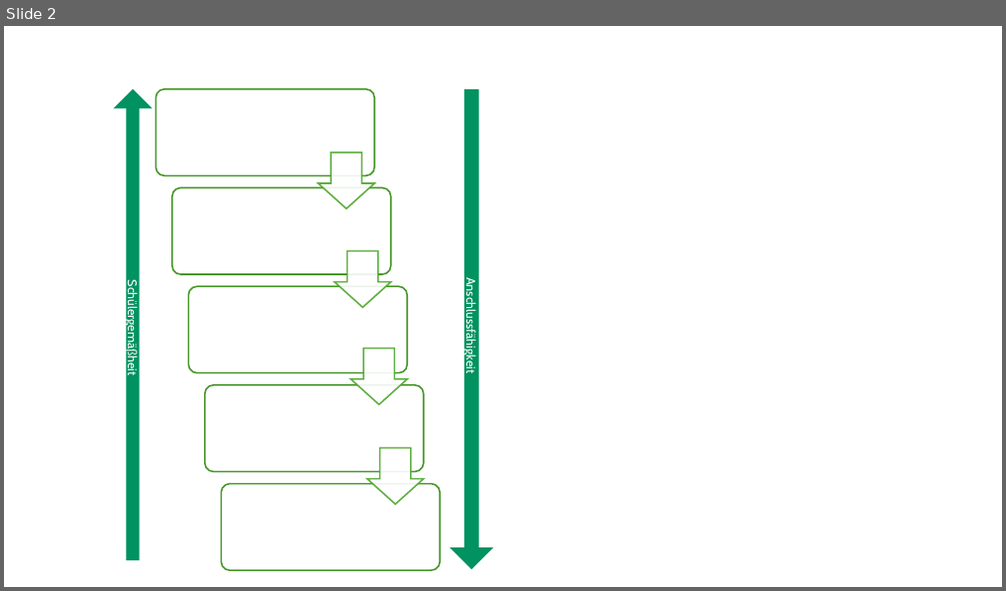
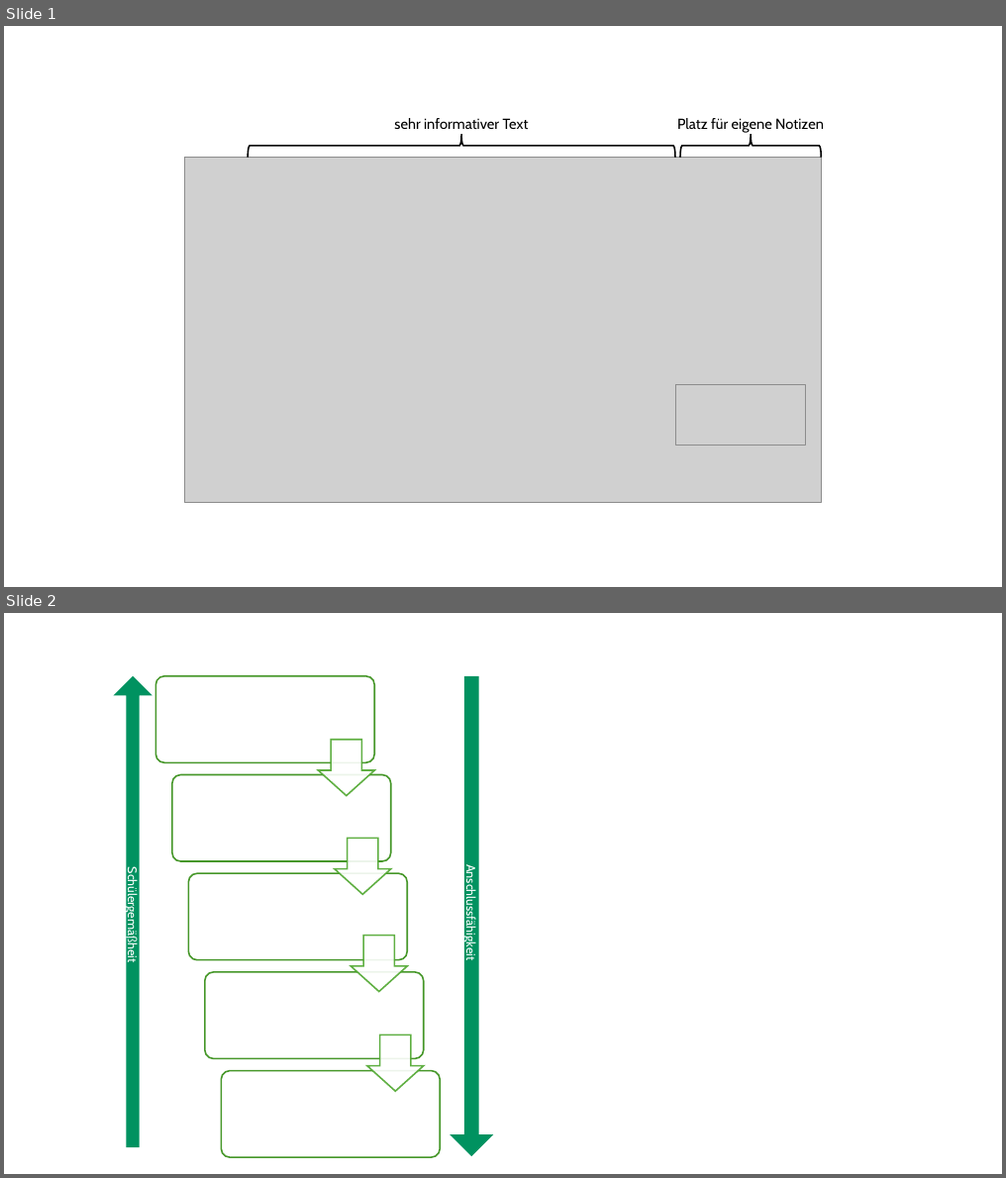
Before and after one commit to altkofer/Abituraufgabe, a slide deck: Bilder/ohm.pptx. Shown one above the other, each under a label of ours: slide 2 before the commit, slides 1 and 2 after it. The pictures are 1006x591 and 1006x1178 pixels, drawn with LibreOffice and Linux fonts; fonts in the diff are those of the drawing; grey boxes stand for pictures. Boxes give left, top, right and bottom in pixels: in the first picture for what was removed or moved away, otherwise in the second. Text is boxed around its words. In the diff, an @@ line names an element or a change of style, - is before the commit and + after.

```diff
--- a/Bilder/ohm.pptx
+++ b/Bilder/ohm.pptx
@@ slide 1 added at (x1=4, y1=26, x2=1002, y2=587), background #FFFFFF @@
@@ right brace added at (x1=249, y1=134, x2=675, y2=157), outline #000000 1.5 pt @@
@@ text added at (x1=394, y1=118, x2=529, y2=129), 14 pt, text #000000 @@
+sehr informativer Text
@@ text added at (x1=677, y1=118, x2=824, y2=133), 14 pt, text #000000 @@
+Platz für eigene Notizen
@@ right brace added at (x1=680, y1=134, x2=821, y2=158), outline #000000 1.5 pt @@
@@ picture added at (x1=185, y1=157, x2=822, y2=503) @@
@@ picture added at (x1=675, y1=384, x2=806, y2=445) @@
```
Also in this commit, not shown: 1 slide removed, 36 other files.
